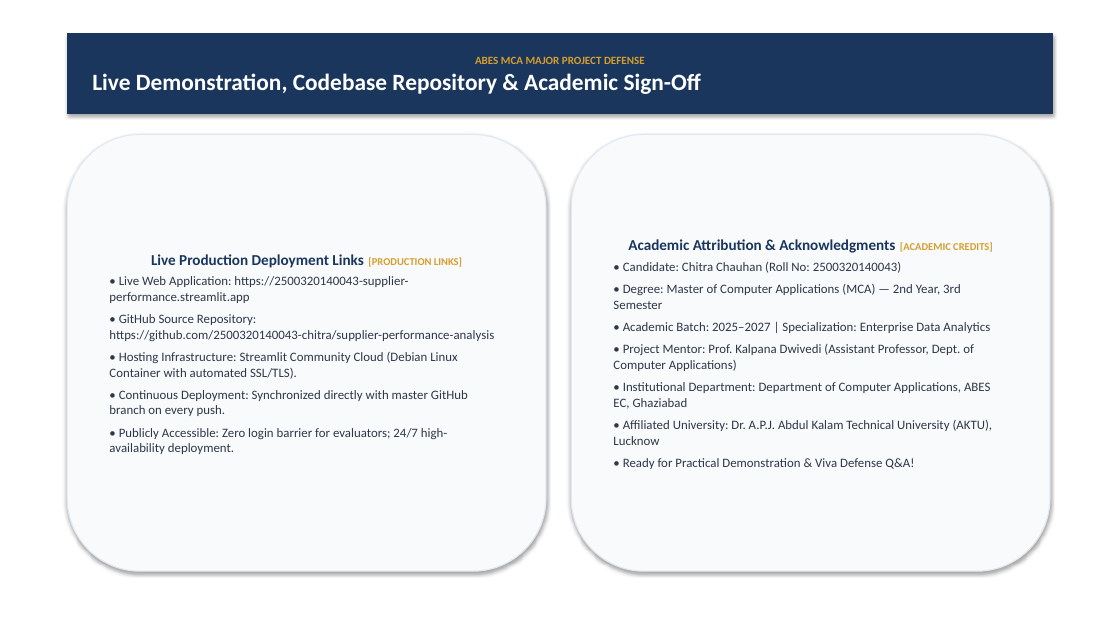
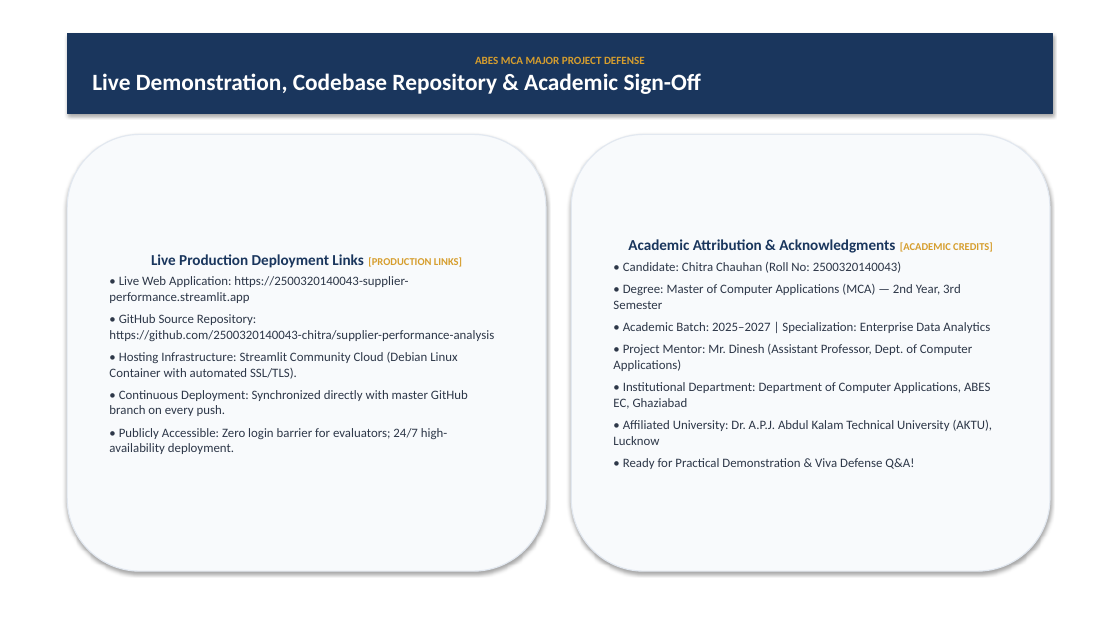
Before and after one commit to chauhanchitra0015-cell/HCL, a slide deck: slide 11 of docs/18_Presentation.pptx. Drawn at 1120x630 pixels with LibreOffice and Linux fonts; fonts in the diff are those of the drawing. Boxes give left, top, right and bottom in pixels: in the first picture for what was removed or moved away, otherwise in the second. Text is boxed around its words. In the diff, an @@ line names an element or a change of style, - is before the commit and + after.

Commit message:
Update mentor name to Mr. Dinesh across all project documents and codebase

```diff
--- a/docs/18_Presentation.pptx
+++ b/docs/18_Presentation.pptx
@@ text in rounded rectangle at [613,344,972,371]: text changed @@
-• Project Mentor: Prof. Kalpana Dwivedi (Assistant Professor, Dept. of Computer Applications)
+• Project Mentor: Mr. Dinesh (Assistant Professor, Dept. of Computer Applications)
```
Also in this commit, not shown: 1 other slide changed, 33 other files.
